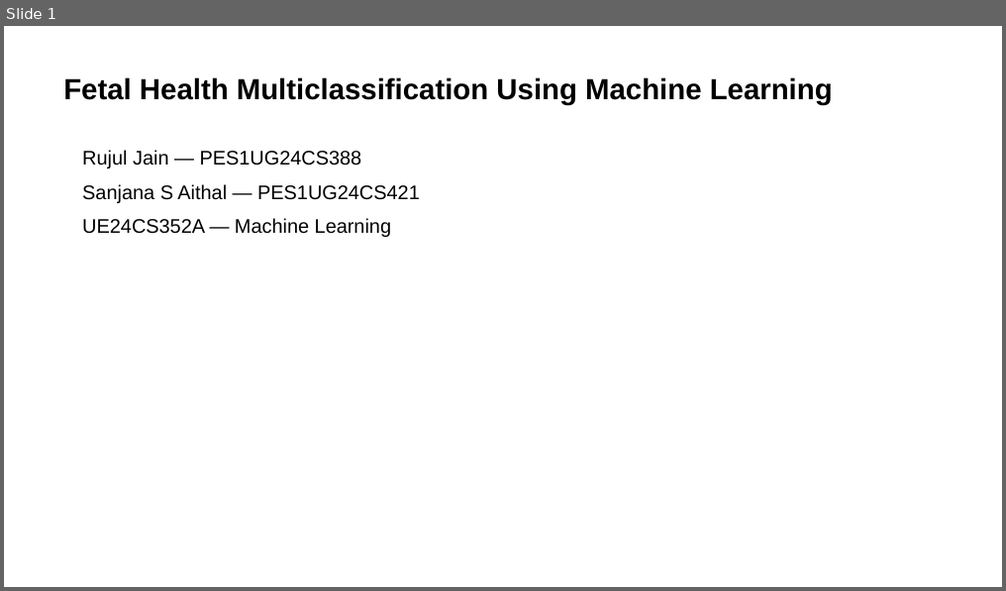
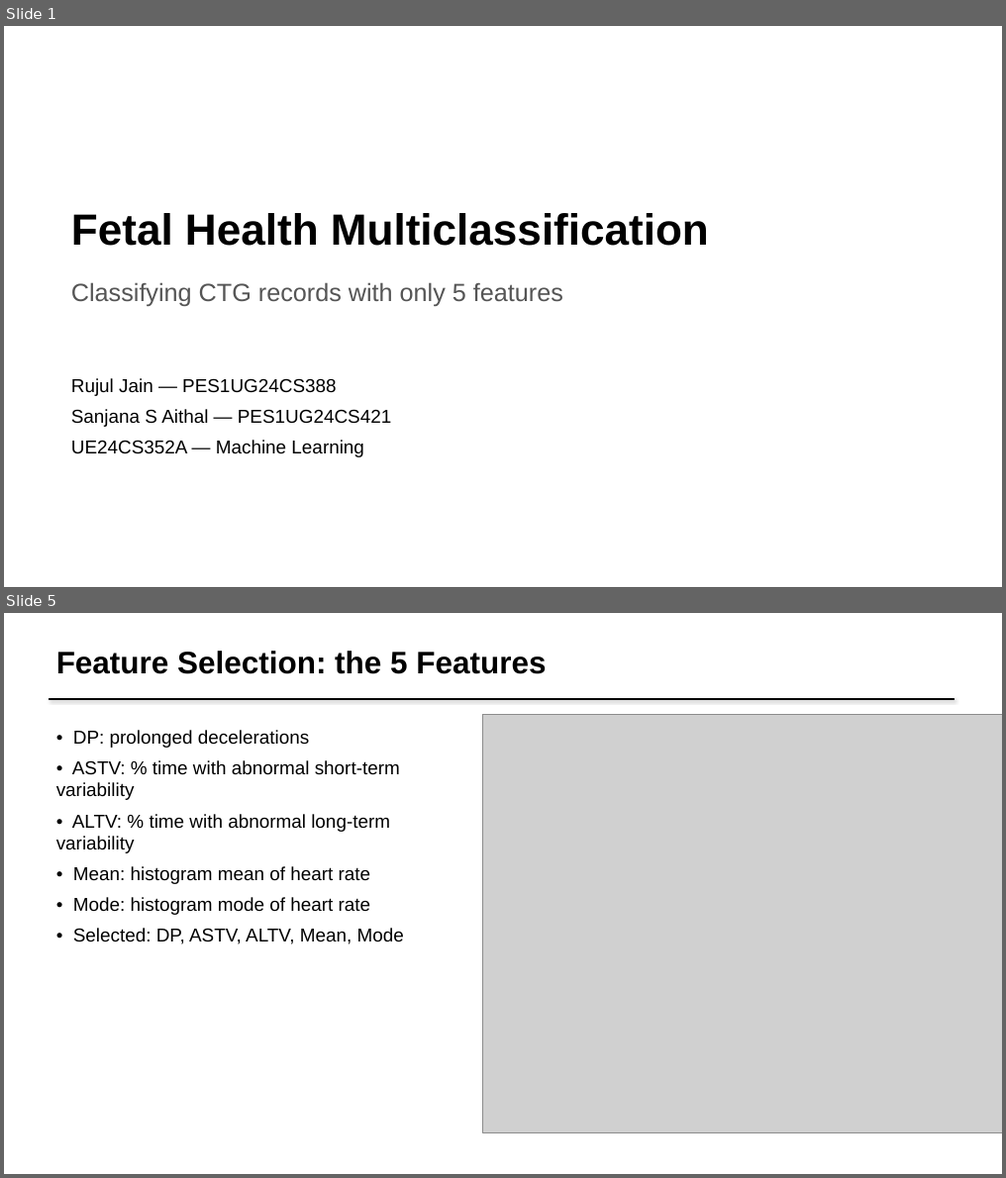
Before and after one commit to rujul-rj/Fetal-Health-Multiclassification, a slide deck: presentation/Fetal_Health_Multiclassification_Presentation.pptx. Shown one above the other, each under a label of ours: slide 1 before the commit, slides 1 and 5 after it; the slides between them are not shown. The pictures are 1006x591 and 1006x1178 pixels, drawn with LibreOffice and Linux fonts; fonts in the diff are those of the drawing; grey boxes stand for pictures. Boxes give left, top, right and bottom in pixels: in the first picture for what was removed or moved away, otherwise in the second. Text is boxed around its words. In the diff, an @@ line names an element or a change of style, - is before the commit and + after.

```diff
--- a/presentation/Fetal_Health_Multiclassification_Presentation.pptx
+++ b/presentation/Fetal_Health_Multiclassification_Presentation.pptx
@@ slide 5 added at (x1=4, y1=613, x2=1002, y2=1174), background #FFFFFF @@
@@ text added at (x1=56, y1=651, x2=546, y2=674), 30 pt, text #000000, bold @@
+Feature Selection: the 5 Features
@@ line added from (49, 699) to (954, 699), #000000 2 pt @@
@@ text added at (x1=56, y1=730, x2=404, y2=945), 18 pt, text #000000 @@
+• DP: prolonged decelerations
+• ASTV: % time with abnormal short-term variability
+• ALTV: % time with abnormal long-term variability
+• Mean: histogram mean of heart rate
+• Mode: histogram mode of heart rate
+• Selected: DP, ASTV, ALTV, Mean, Mode
@@ picture added at (x1=483, y1=714, x2=1002, y2=1134) @@
@@ slide 1 changed as well @@
@@ text at (x1=71, y1=213, x2=709, y2=246): text changed; size 28 to 42 pt @@
-Fetal Health Multiclassification Using Machine Learning
+Fetal Health Multiclassification
@@ text added at (x1=71, y1=282, x2=563, y2=306), 24 pt, text #555555 @@
+Classifying CTG records with only 5 features
@@ text "Rujul Jain — PES1UG24CS388" moved from (x1=82, y1=150, x2=420, y2=237) to (x1=71, y1=378, x2=391, y2=458) @@
@@ text "Rujul Jain — PES1UG24CS388" at (x1=71, y1=378, x2=391, y2=458): size 19 to 18 pt; less space between paragraphs @@
```
Also in this commit, not shown: 1 other slide changed, 8 other slides added, 8 slides removed, 35 other files.
